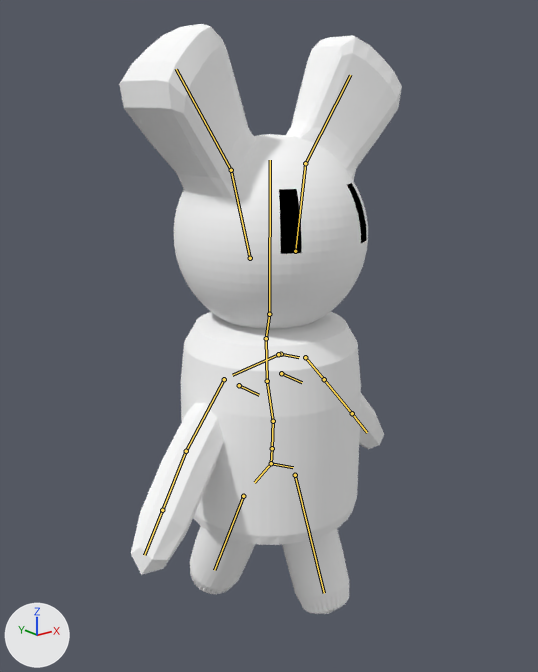
What one commit did to the Blender file Bunny Walk.blend.
One viewpoint serves both versions: a 50 mm camera at (-4.68, -5.82, 1.27) aimed at (0.02, 0.05, -1.08). Arrows for +X, +Y and +Z are at lower left; the lights stay in place. Both versions are drawn at frame 13 of the action 'metarigAction'; the numbers are the values there. The bones that bend it are drawn over the model as lines.

Names of what the first picture shows: 'Rabbit'.
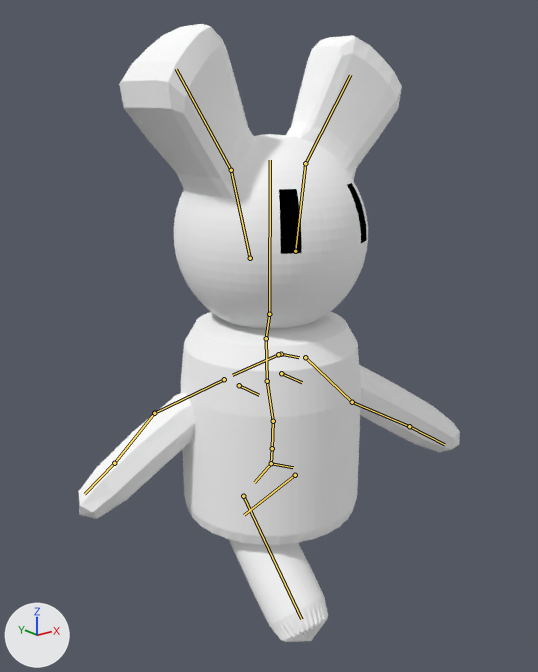
Changed parts and their boxes (x1, y1, x2, y2) in the pictures (538 x 672 px):
'Rabbit', posed (35% wider)
    before: (119, 24, 402, 614)
    after: (78, 24, 460, 642)
bone 'upper_arm.L', root to tip
    before: (305, 357) to (324, 379)
    after: (305, 357) to (352, 402)
bone 'upper_arm.R', root to tip
    before: (224, 379) to (186, 451)
    after: (224, 379) to (154, 413)
bone 'thigh.L', root to tip
    before: (295, 475) to (324, 593)
    after: (295, 475) to (244, 515)
bone 'thigh.R', root to tip
    before: (243, 496) to (214, 570)
    after: (243, 496) to (301, 619)

What the commit changed:
Bone 'upper_arm.L' (bone_upper_arm_l) turns from (-10, 33, -44) to (32, -20, -62) degrees about its own x, y and z.
Bone 'upper_arm.R' (bone_upper_arm_r) turns from (16, 11, 53) to (-29, -45, 53) degrees about its own x, y and z.
Bone 'thigh.L' (bone_thigh_l) turns from (-23, 0, 0) to (45, 0, 0) degrees about its own x, y and z.
Bone 'thigh.R' (bone_thigh_r) turns from (25, 0, 0) to (-45, 0, 0) degrees about its own x, y and z.
